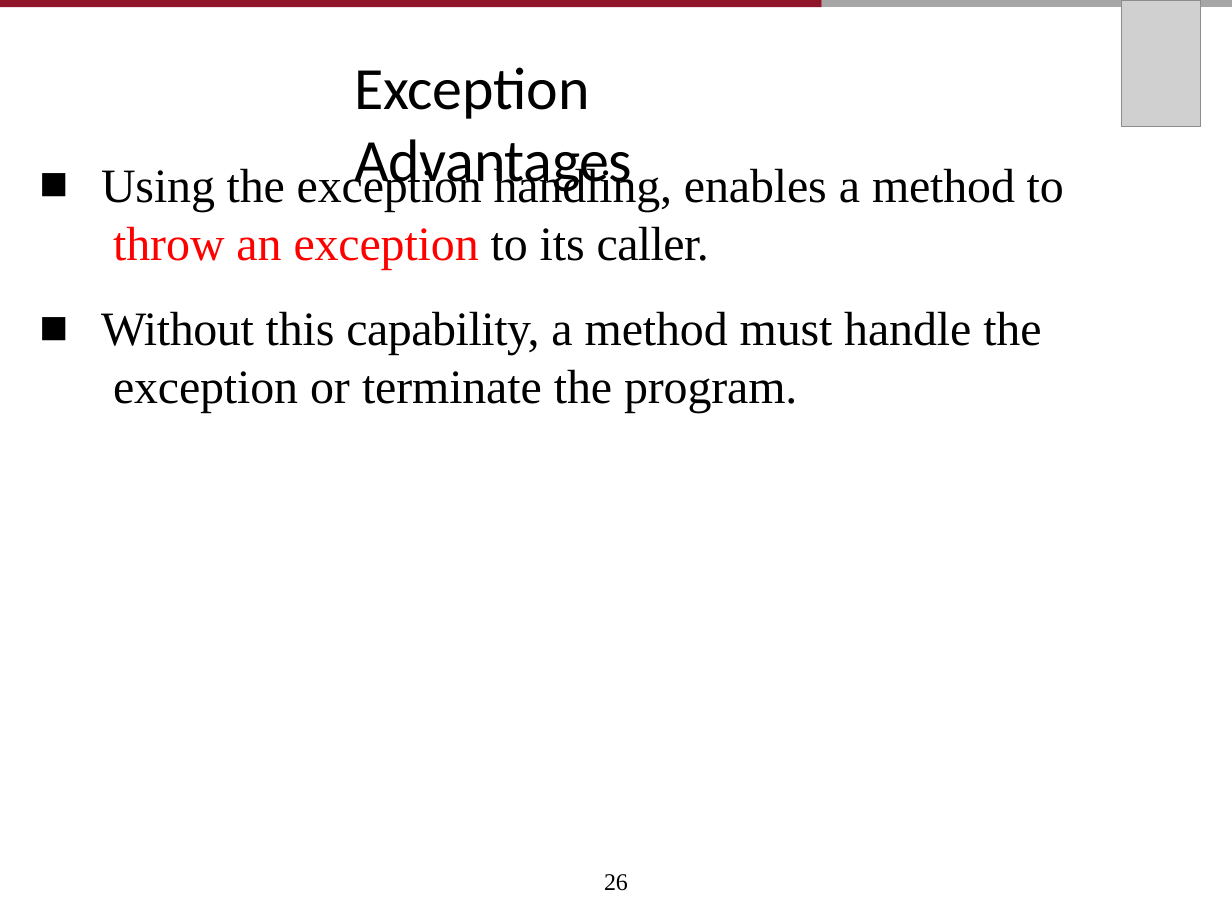
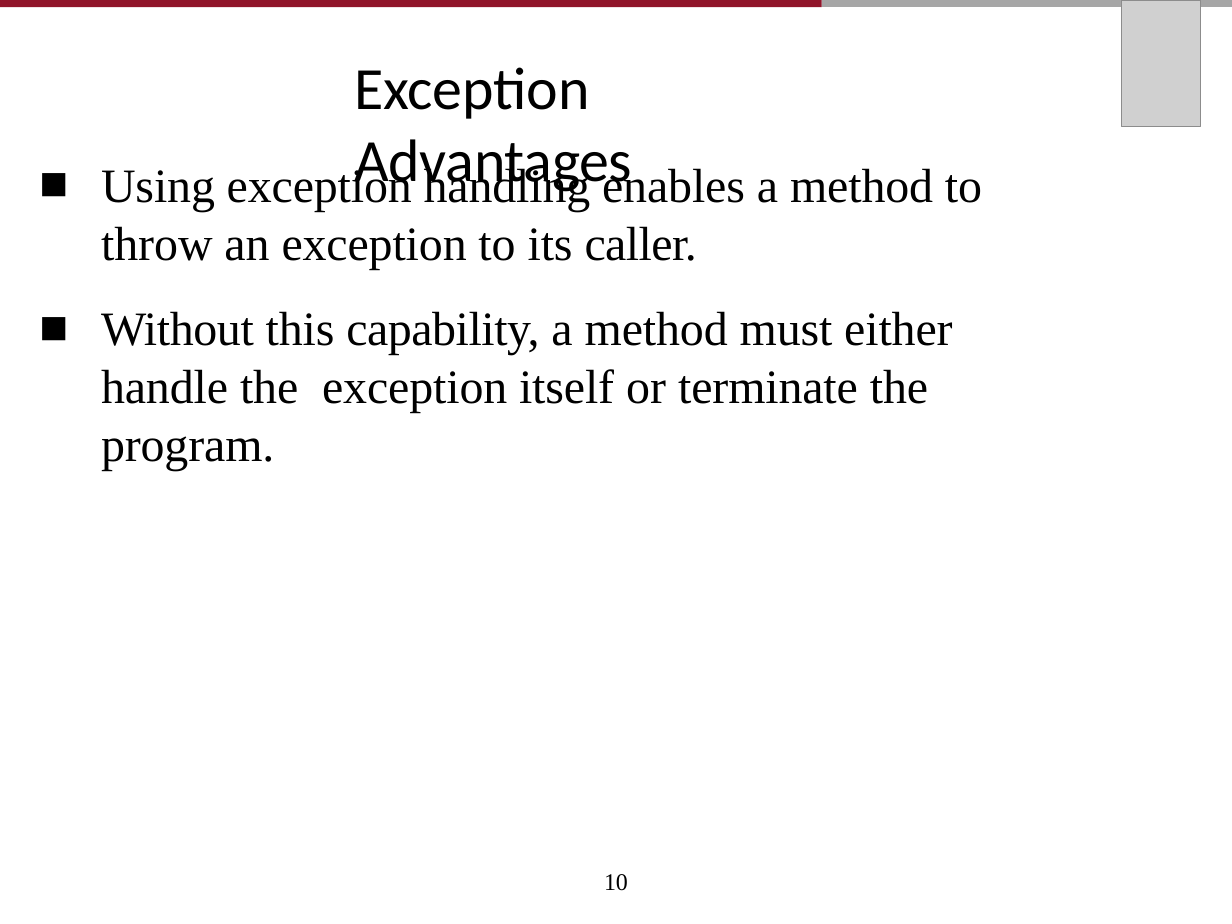
Before and after one commit to AughdonBreslin/CS501IntroToJava, a slide deck: slide 10 of Lectures/11_Exception_Handling_and_Text_I0.pptx (slide 26 before the commit). Drawn at 1232x924 pixels with LibreOffice and Linux fonts; fonts in the diff are those of the drawing; grey boxes stand for pictures. Boxes give left, top, right and bottom in pixels: in the first picture for what was removed or moved away, otherwise in the second. Text is boxed around its words. In the diff, an @@ line names an element or a change of style, - is before the commit and + after.

```diff
--- a/Lectures/11_Exception_Handling_and_Text_I0.pptx
+++ b/Lectures/11_Exception_Handling_and_Text_I0.pptx
@@ text at [101, 165, 982, 471]: text changed @@
-■ Using the exception handling, enables a method to throw an exception to its caller.
-■ Without this capability, a method must handle the exception or terminate the program.
+■ Using exception handling enables a method to throw an exception to its caller.
+■ Without this capability, a method must either handle the exception itself or terminate the program.
@@ page number at [604, 874, 628, 891]: text changed @@
-26
+10
```
Also in this commit, not shown: 21 other slides changed, 3 slides added, 29 slides removed, 26 other files.
